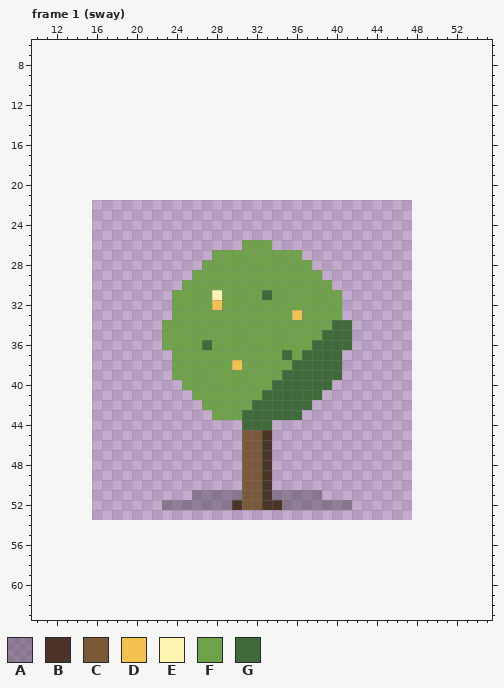
A pixel-art file gets an edit: game/pixel-plants/pu-ti-shu-sway.aseprite. Above is the file before it was changed.
32x32 pixels, 4 frames. Shown: frame 1 (sway): x 10..55, y 6..63. The old version is drawn lined up with the new one, on the new canvas. The commit also changed other frames, which this record leaves out.
Visible layers, top first: "glint", "core", "bloom-shade", "bloom", "leaf", "stem", "shadow" opacity 30%.
Palette (. is transparent): A #1a1a204c  B #4a3528  C #7a5a38  D #f2c14e  E #fff3b0  F #6fa34a  G #3f6b3a
Pixels before, frame 1 (sway) (only the part around the change), first column x 10:
 6 ..............................................
 7 ..............................................
 8 ..............................................
 9 ..............................................
10 ..............................................
11 ..............................................
12 ..............................................
13 ..............................................
14 ..............................................
15 ..............................................
16 ..............................................
17 ..............................................
18 ..............................................
19 ..............................................
20 ..............................................
21 ..............................................
22 ..............................................
23 ..............................................
24 ..............................................
25 ..............................................
26 .....................FFF......................
27 ..................FFFFFFFFF...................
28 .................FFFFFFFFFFF..................
29 ................FFFFFFFFFFFFF.................
30 ...............FFFFFFFFFFFFFFF................
31 ..............FFFFEFFFFGFFFFFFF...............
32 ..............FFFFDFFFFFFFFFFFF...............
33 ..............FFFFFFFFFFFFDFFFF...............
34 .............FFFFFFFFFFFFFFFFFGG..............
35 .............FFFFFFFFFFFFFFFFGGG..............
36 .............FFFFGFFFFFFFFFFGGGG..............
37 ..............FFFFFFFFFFFGFGGGG...............
38 ..............FFFFFFDFFFFFGGGGG...............
39 ..............FFFFFFFFFFFGGGGGG...............
40 ...............FFFFFFFFFGGGGGG................
41 ................FFFFFFFGGGGGG.................
42 .................FFFFFGGGGGG..................
43 ..................FFFGGGGGG...................
44 .....................GGG......................
45 .....................CCB......................
46 .....................CCB......................
47 .....................CCB......................
48 .....................CCB......................
49 .....................CCB......................
50 .....................CCB......................
51 ................AAAAACCBAAAAA.................
52 .............AAAAAAABCCBBAAAAAAA..............
53 ..............................................
54 ..............................................
55 ..............................................
56 ..............................................
57 ..............................................
58 ..............................................
59 ..............................................
60 ..............................................
61 ..............................................
62 ..............................................
63 ..............................................
Now the later version:
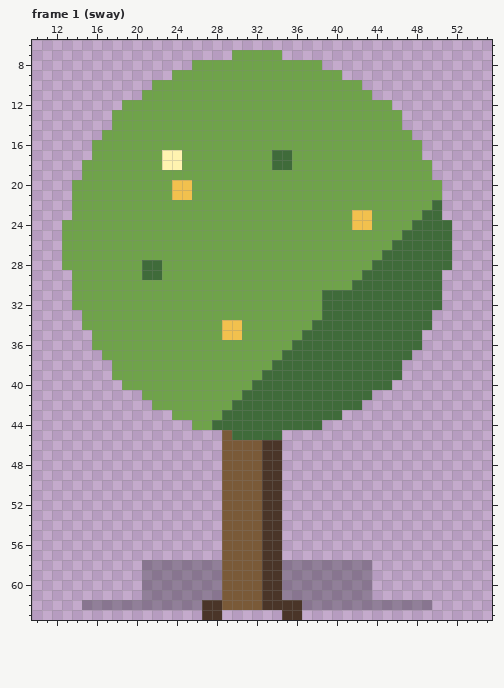
Difference:
canvas 32x32 -> 64x64, the old top-left corner now at 16,22
Frame 1 (sway):
y 7: x 30..34 ..... -> FFFFF
y 8: x 26..38 ............. -> FFFFFFFFFFFFF
y 9: x 24..40 ................. -> FFFFFFFFFFFFFFFFF
y 10: x 22..42 ..................... -> FFFFFFFFFFFFFFFFFFFFF
y 11: x 21..43 ....................... -> FFFFFFFFFFFFFFFFFFFFFFF
y 12: x 19..45 ........................... -> FFFFFFFFFFFFFFFFFFFFFFFFFFF
y 13..14: x 18..46 ............................. -> FFFFFFFFFFFFFFFFFFFFFFFFFFFFF
y 15: x 17..47 ............................... -> FFFFFFFFFFFFFFFFFFFFFFFFFFFFFFF
y 16: x 16..48 ................................. -> FFFFFFFFFFFFFFFFFFFFFFFFFFFFFFFFF
y 17: x 16..48 ................................. -> FFFFFFFEEFFFFFFFFFGGFFFFFFFFFFFFF
y 18: x 15..49 ................................... -> FFFFFFFFEEFFFFFFFFFGGFFFFFFFFFFFFFF
y 19: x 15..49 ................................... -> FFFFFFFFFFFFFFFFFFFFFFFFFFFFFFFFFFF
y 20..21: x 14..50 ..................................... -> FFFFFFFFFFDDFFFFFFFFFFFFFFFFFFFFFFFFF
y 22: x 14..50 ..................................... -> FFFFFFFFFFFFFFFFFFFFFFFFFFFFFFFFFFFFG
y 23: x 14..50 ..................................... -> FFFFFFFFFFFFFFFFFFFFFFFFFFFFDDFFFFFGG
y 24: x 13..51 ....................................... -> FFFFFFFFFFFFFFFFFFFFFFFFFFFFFDDFFFFGGGG
y 25: x 13..51 ....................................... -> FFFFFFFFFFFFFFFFFFFFFFFFFFFFFFFFFFGGGGG
y 26: x 13..30 .................. -> FFFFFFFFFFFFFFFFFF; x 34..51 .................. -> FFFFFFFFFFFFGGGGGG
y 27: x 13..27 ............... -> FFFFFFFFFFFFFFF; x 37..51 ............... -> FFFFFFFFGGGGGGG
y 28: x 13..26 .............. -> FFFFFFFFGGFFFF; x 38..51 .............. -> FFFFFFGGGGGGGG
y 29: x 14..25 ............ -> FFFFFFFGGFFF; x 39..50 ............ -> FFFFGGGGGGGG
y 30: x 14..24 ........... -> FFFFFFFFFFF; x 40..50 ........... -> FFGGGGGGGGG
y 31: x 14..23 .......... -> FFFFFFFFFF; x 28 E -> F; x 33 G -> F; x 39..50 FF.......... -> GGGGGGGGGGGG
y 32: x 14..23 .......... -> FFFFFFFFFF; x 28 D -> F; x 39..50 FF.......... -> GGGGGGGGGGGG
y 33: x 15..23 ......... -> FFFFFFFFF; x 36 D -> F; x 39..49 FF......... -> GGGGGGGGGGG
y 34: x 15..22 ........ -> FFFFFFFF; x 29..30 FF -> DD; x 38..39 FF -> GG; x 42..49 ........ -> GGGGGGGG
y 35: x 16..22 ....... -> FFFFFFF; x 29..30 FF -> DD; x 37..38 FF -> GG; x 42..48 ....... -> GGGGGGG
y 36: x 16..22 ....... -> FFFFFFF; x 27 G -> F; x 36..37 FF -> GG; x 42..48 ....... -> GGGGGGG
y 37: x 17..23 ....... -> FFFFFFF; x 36 F -> G; x 41..47 ....... -> GGGGGGG
y 38: x 18..23 ...... -> FFFFFF; x 30 D -> F; x 34..35 FF -> GG; x 41..46 ...... -> GGGGGG
y 39: x 18..23 ...... -> FFFFFF; x 33..34 FF -> GG; x 41..46 ...... -> GGGGGG
y 40: x 19..24 ...... -> FFFFFF; x 32..33 FF -> GG; x 40..45 ...... -> GGGGGG
y 41: x 21..25 ..... -> FFFFF; x 31..32 FF -> GG; x 39..43 ..... -> GGGGG
y 42: x 22..26 ..... -> FFFFF; x 30..31 FF -> GG; x 38..42 ..... -> GGGGG
y 43: x 24..27 .... -> FFFF; x 29..30 FF -> GG; x 37..40 .... -> GGGG
y 44: x 26..30 ..... -> FFGGG; x 34..38 ..... -> GGGGG
y 45: x 29..34 ..CCB. -> CGGGGG
y 46..50: x 29..30 .. -> CC; x 34 . -> B
y 51: x 26..30 AAAAA -> ...CC; x 34..38 AAAAA -> B....
y 52: x 23..30 AAAAAAAB -> ......CC; x 35..41 AAAAAAA -> .......
y 53..57: x 29..34 ...... -> CCCCBB
y 58..61: x 21..43 ....................... -> AAAAAAAACCCCBBAAAAAAAAA
y 62: x 15..49 ................................... -> AAAAAAAAAAAABBCCCCBBBBAAAAAAAAAAAAA
y 63: x 27..28 .. -> BB; x 35..36 .. -> BB
Pixel boxes of the changes (left, top, right, bottom) in both pictures:
changed: (62, 50, 452, 620)
